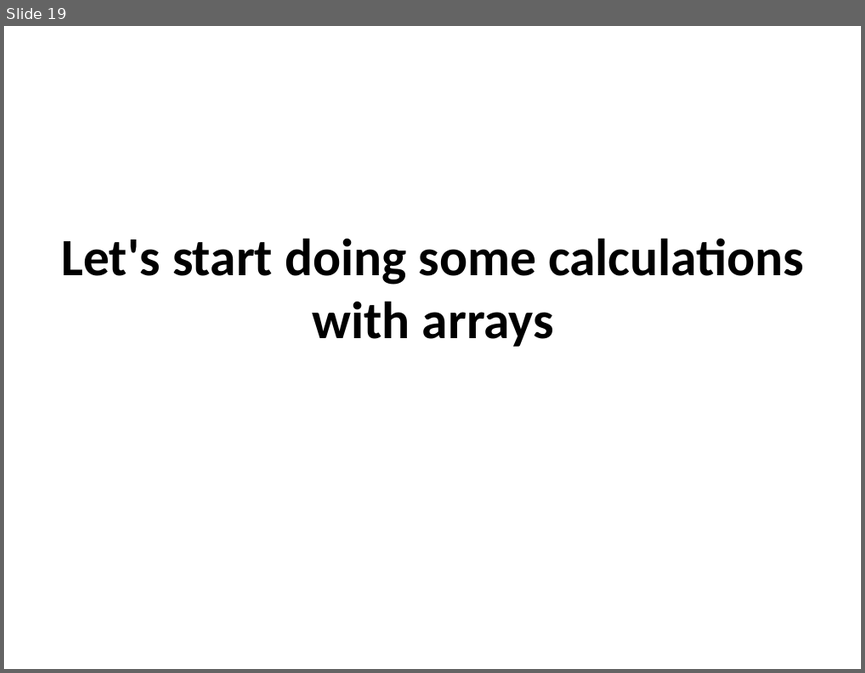
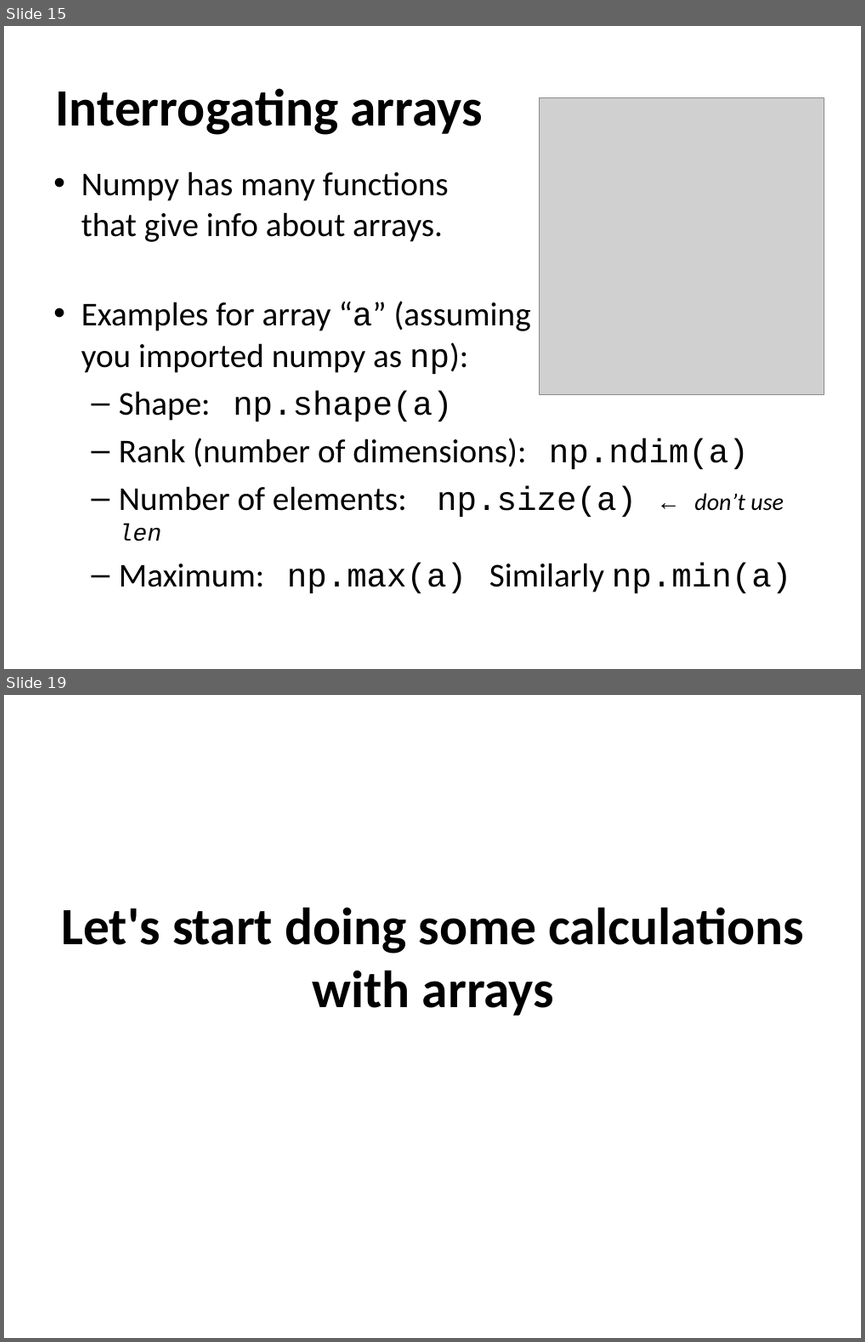
Before and after one commit to ncasuk/ncas-isc, a slide deck: python/presentations/handling_arrays/numpy.ppt. Shown one above the other, each under a label of ours: slide 19 before the commit, slides 15 and 19 after it; the slides between them are not shown. The pictures are 865x673 and 865x1342 pixels, drawn with LibreOffice and Linux fonts; fonts in the diff are those of the drawing; grey boxes stand for pictures; background and template pictures are left out. Boxes give left, top, right and bottom in pixels: in the first picture for what was removed or moved away, otherwise in the second. Text is boxed around its words. In the diff, an @@ line names an element or a change of style, - is before the commit and + after.

```diff
--- a/python/presentations/handling_arrays/numpy.ppt
+++ b/python/presentations/handling_arrays/numpy.ppt
@@ slide 15 added at (x1=4, y1=26, x2=861, y2=669), background #FFFFFF @@
@@ title added at (x1=55, y1=88, x2=482, y2=135), 44 pt, text #000000, bold @@
+Interrogating arrays
@@ picture added at (x1=539, y1=98, x2=823, y2=395) @@
@@ text added at (x1=81, y1=171, x2=791, y2=593), 28 pt, text #000000 @@
+• Numpy has many functions
+  that give info about arrays.
+• Examples for array “a” (assuming
+  you imported numpy as np):
+  – Shape: np.shape(a)
+  – Rank (number of dimensions): np.ndim(a)
+  – Number of elements: np.size(a) ← don’t use len
+  – Maximum: np.max(a) Similarly np.min(a)
```
Also in this commit, not shown: 12 slides changed, 3 other slides added, 3 slides removed.
